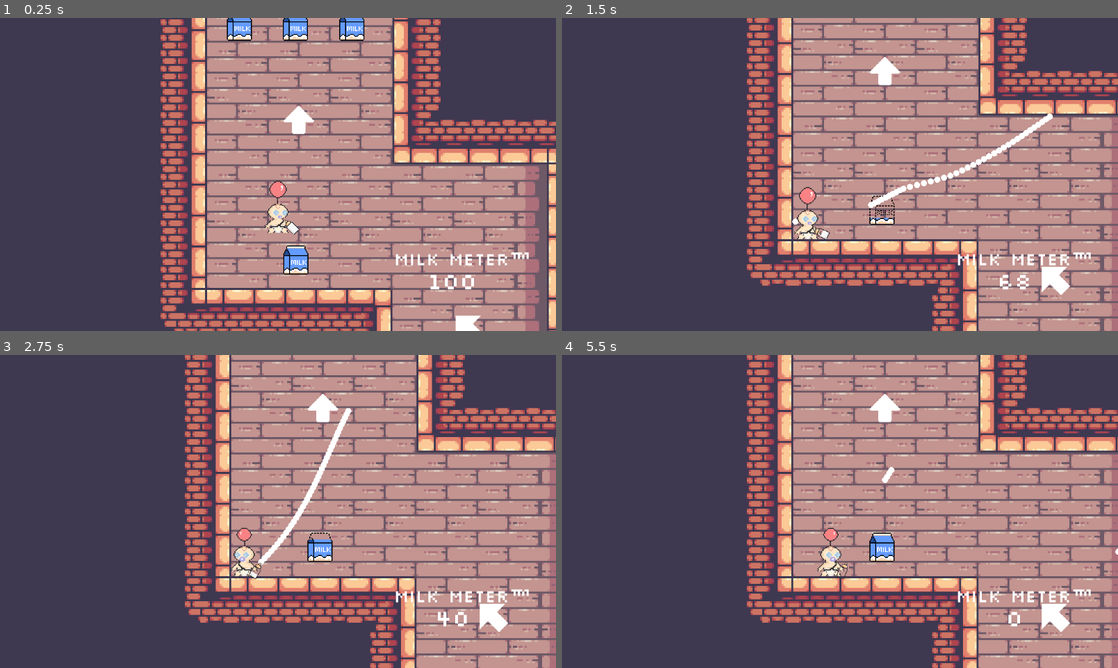
Above: before the commit, frames 1-4 (two rows, left to right).
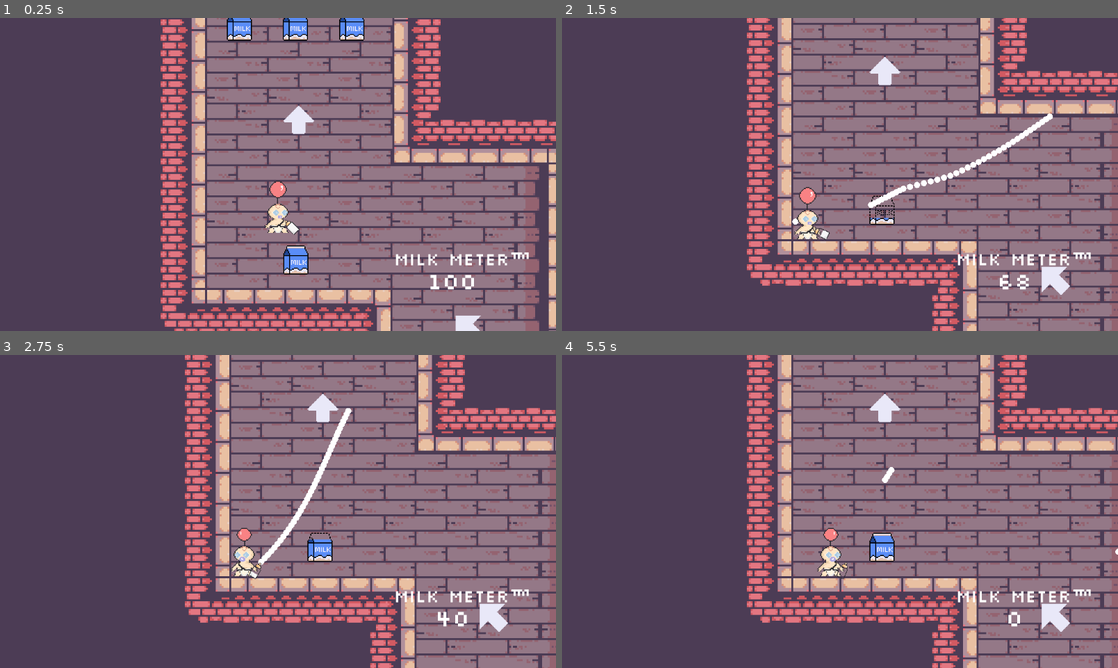
Above: after the commit, the same moments.

Repository: duncwilliams/trust-fund-baby
Game: Godot game, scene res://scenes/main.tscn
Same seed, same stepped clock (60 frames per second), same inputs: the game is played once before the commit and once after it.
Inputs (mouse positions are in pixels of both pictures, inside the frame that each line leads up to):
- Up to frame 1 (0.25 s): no input
- Up to frame 2 (1.5 s): move the mouse to (962, 158) at 0.52 s; press the mouse at (962, 158) at 0.53 s; move the mouse to (728, 190) at 1.27 s; release the mouse at (728, 190) at 1.28 s; click (728, 190) at 1.35 s
- Up to frame 3 (2.75 s): move the mouse to (333, 442) at 2.02 s; press the mouse at (333, 442) at 2.03 s
- Up to frame 4 (5.5 s): move the mouse to (812, 574) at 2.77 s; release the mouse at (812, 574) at 2.78 s; click (812, 574) at 2.85 s; move the mouse to (1006, 558) at 3.52 s; press the mouse at (1006, 558) at 3.53 s; move the mouse to (673, 464) at 4.27 s; release the mouse at (673, 464) at 4.28 s; click (673, 464) at 4.35 s; move the mouse to (867, 511) at 5.02 s; press the mouse at (867, 511) at 5.03 s

The runs differ from the first frame. In frame 1, 50% of the frame differs, in the area x 28-100%, y 0-100%; in frame 2, 47%; in frame 3, 47%; in frame 4, 47%.

Commit message:
tilemap palette swap and modulation

Diff:
--- a/scenes/baby.tscn
+++ b/scenes/baby.tscn
@@ -88,7 +88,6 @@
 unique_name_in_owner = true
 position = Vector2(0, -12)
 sprite_frames = SubResource("SpriteFrames_c7awe")
-animation = &"collide"
 autoplay = "default"
 
 [node name="Bottle" parent="." unique_id=26694295 instance=ExtResource("3_ruhsn")]
@@ -97,6 +96,7 @@
 scale = Vector2(0.615, 0.615)
 
 [node name="CharacterBodyCollision" type="CollisionShape2D" parent="." unique_id=1883765674 groups=["baby"]]
+visible = false
 position = Vector2(0, 1.75)
 shape = SubResource("RectangleShape2D_3hpsf")
 
--- a/scenes/main.tscn
+++ b/scenes/main.tscn
@@ -28,7 +28,7 @@
 anchor_bottom = 1.0
 grow_horizontal = 2
 grow_vertical = 2
-color = Color(0.24705882, 0.21960784, 0.31764707, 1)
+color = Color(0.29803923, 0.23529412, 0.33333334, 1)
 
 [node name="Map" parent="." unique_id=1817902467 instance=ExtResource("5_tbgi4")]
 metadata/_edit_lock_ = true
--- a/scenes/map.tscn
+++ b/scenes/map.tscn
@@ -943,9 +943,11 @@
 size = Vector2(996, 458)
 
 [node name="Map" type="Node2D" unique_id=1817902467 groups=["map"]]
+modulate = Color(0.91273814, 0.90737766, 0.9735089, 1)
 script = ExtResource("1_2klcf")
 
 [node name="BackgroundTML" type="TileMapLayer" parent="." unique_id=1692144469]
+modulate = Color(1, 1, 1, 0.70980394)
 scale = Vector2(4, 4)
 tile_map_data = PackedByteArray("AAAAAAcAAAACABMAAAABAAcAAAAEABMAAAACAAcAAAAEABMAAAAMAAcAAAAEABMAAAAKAAcAAAAEABMAAAALAA …(18544 unchanged characters)…
 tile_set = SubResource("TileSet_gldc4")
Binary file changed: art/assets/pixel_frog_kings_and_pigs/Terrain (32x32).png
